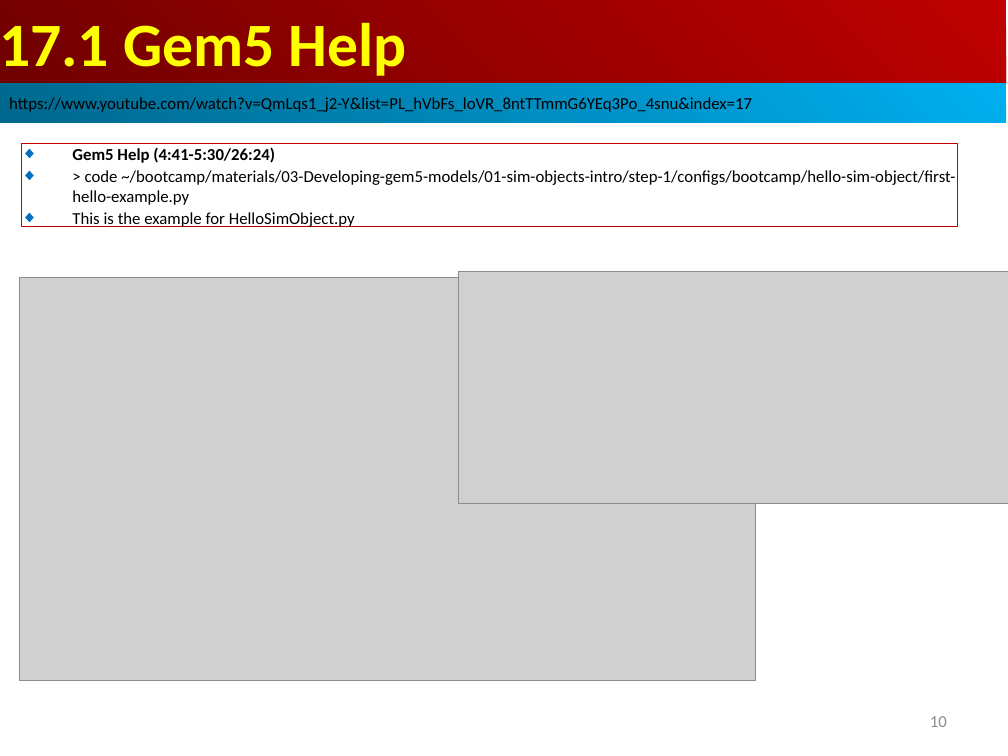
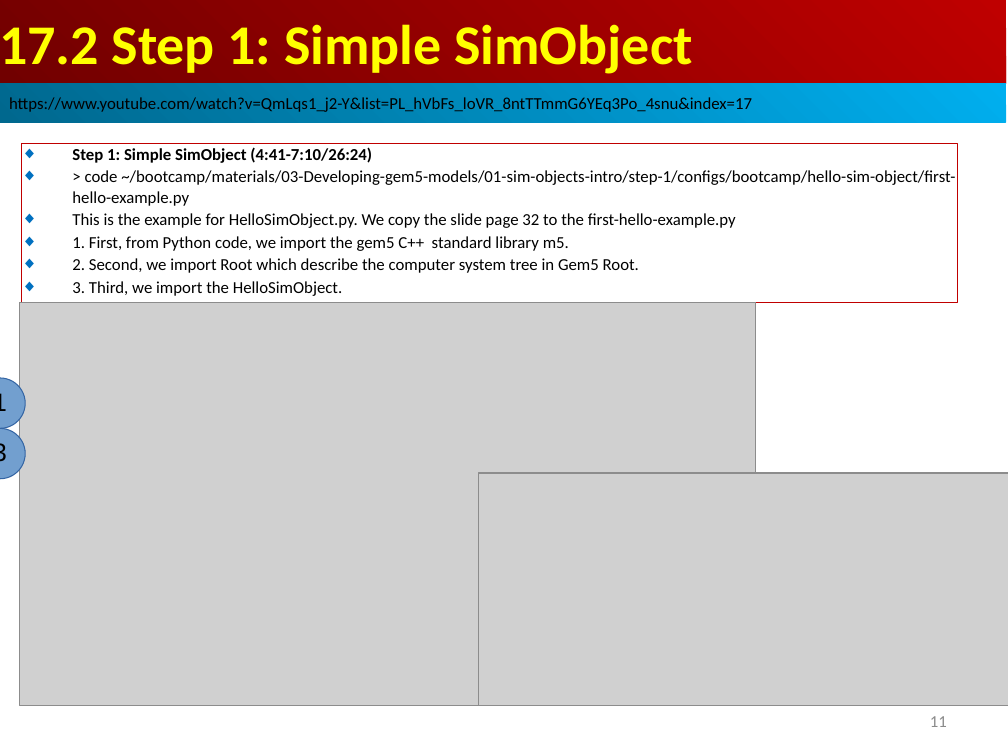
Before and after one commit to peterhchen/AIU_CS850_Gem5_McPAT, a slide deck: slide 11 of 050_Gem5/017.SimObj_02/000_Video/017.SimObj_02.ppt (slide 10 before the commit). Drawn at 1008x756 pixels with LibreOffice and Linux fonts; fonts in the diff are those of the drawing; grey boxes stand for pictures. Boxes give left, top, right and bottom in pixels: in the first picture for what was removed or moved away, otherwise in the second. Text is boxed around its words. In the diff, an @@ line names an element or a change of style, - is before the commit and + after.

```diff
--- a/050_Gem5/017.SimObj_02/000_Video/017.SimObj_02.ppt
+++ b/050_Gem5/017.SimObj_02/000_Video/017.SimObj_02.ppt
@@ text in rectangle at box(0, 24, 693, 74): text changed; size 44 to 40 pt @@
-17.1 Gem5 Help
+17.2 Step 1: Simple SimObject
@@ rectangle "Step 1: Simple SimObject (4:41-7:10/26:24)": place and size @@
-rectangle "Step 1: Simple SimObject (4:41-7:10/26:24)" at box(21, 143, 958, 227)
+rectangle "Step 1: Simple SimObject (4:41-7:10/26:24)" at box(21, 143, 958, 302)
@@ text in rectangle at box(72, 147, 372, 163): text changed @@
-◆ Gem5 Help (4:41-5:30/26:24)
+◆ Step 1: Simple SimObject (4:41-7:10/26:24)
@@ text in rectangle at box(72, 213, 736, 296): text changed @@
-◆ This is the example for HelloSimObject.py
+◆ This is the example for HelloSimObject.py. We copy the slide page 32 to the first-hello-example.py
+◆ 1. First, from Python code, we import the gem5 C++ standard library m5.
+◆ 2. Second, we import Root which describe the computer system tree in Gem5 Root.
+◆ 3. Third, we import the HelloSimObject.
@@ picture: place and size @@
-picture at box(19, 277, 756, 680)
+picture at box(19, 302, 756, 706)
@@ ellipse added at box(0, 378, 25, 428), fill #729FCF, outline #3465A4 0.74 pt, 18 pt, text #000000 @@
+1
@@ ellipse added at box(0, 428, 25, 479), fill #729FCF, outline #3465A4 0.74 pt, 18 pt, text #000000 @@
+3
@@ picture: place and size @@
-picture at box(459, 271, 1008, 504)
+picture at box(479, 473, 1008, 706)
@@ page number at box(930, 716, 947, 727): text changed @@
-10
+11
```
Also in this commit, not shown: 2 other slides changed, 8 slides added.
